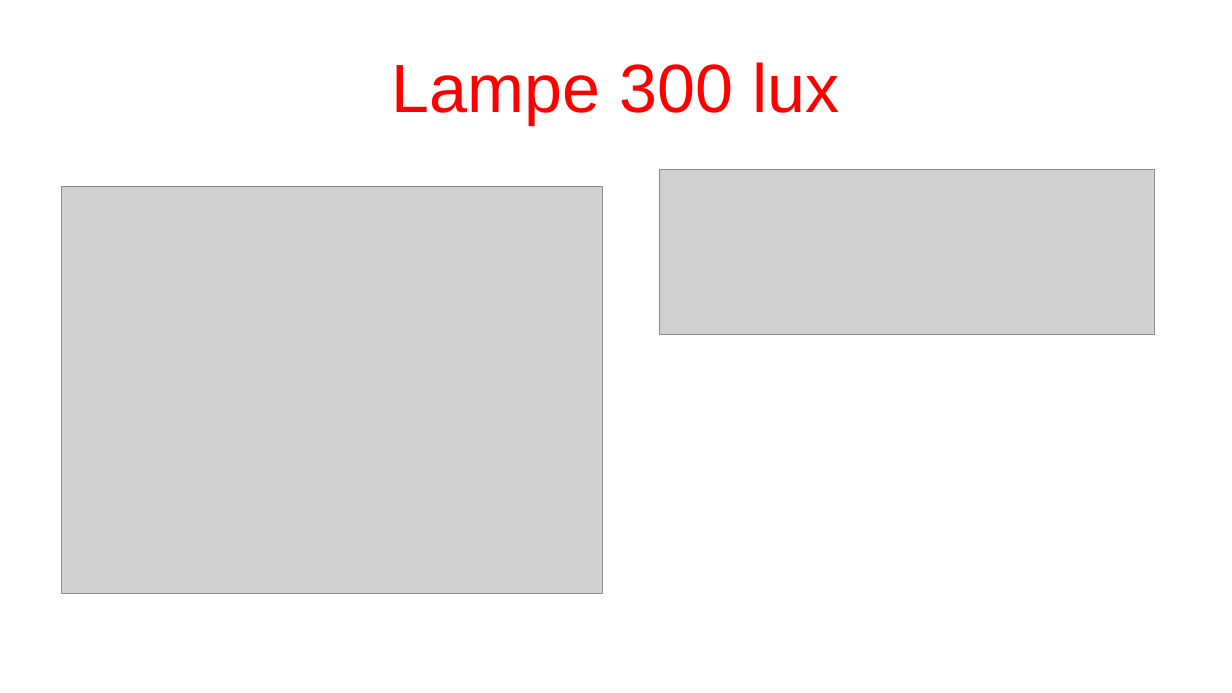
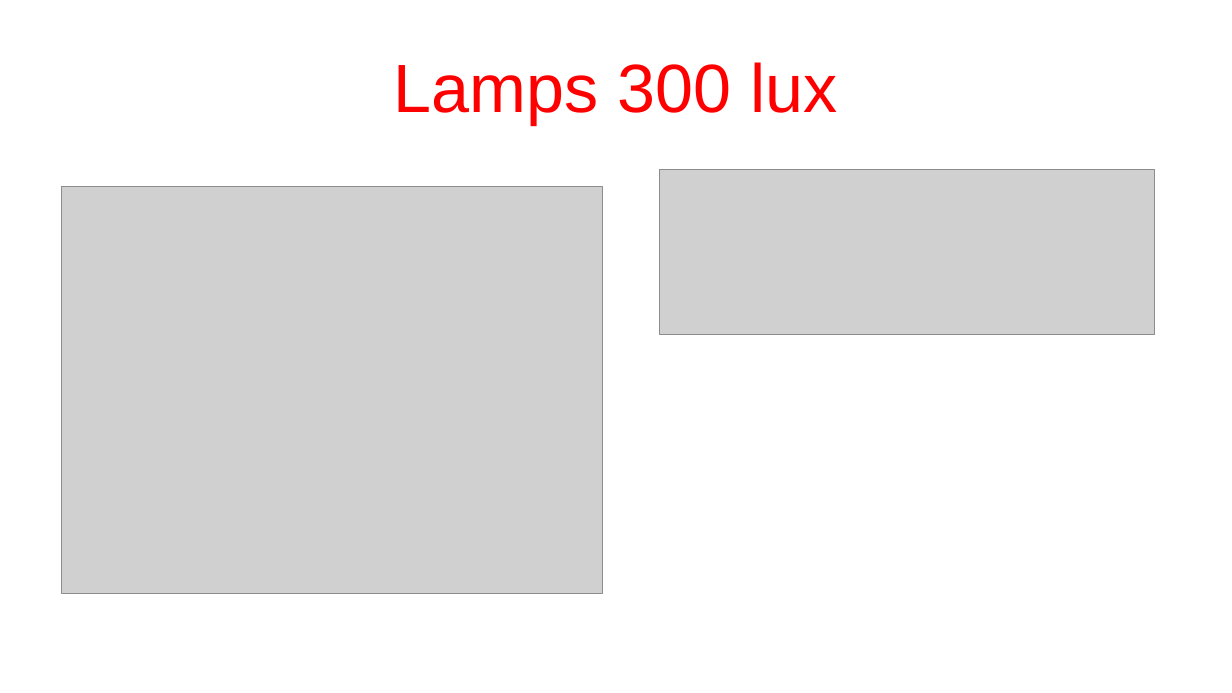
Before and after one commit to lesliesam96/Projet-STI2D, a slide deck: slide 4 of Alex/Project English.odp. Drawn at 1232x693 pixels with LibreOffice and Linux fonts; fonts in the diff are those of the drawing; grey boxes stand for pictures. Boxes give left, top, right and bottom in pixels: in the first picture for what was removed or moved away, otherwise in the second. Text is boxed around its words. In the diff, an @@ line names an element or a change of style, - is before the commit and + after.

```diff
--- a/Alex/Project English.odp
+++ b/Alex/Project English.odp
@@ title at (x1=394, y1=62, x2=837, y2=125): text changed @@
-Lampe 300 lux
+Lamps 300 lux
```
Also in this commit, not shown: 4 other slides changed.
